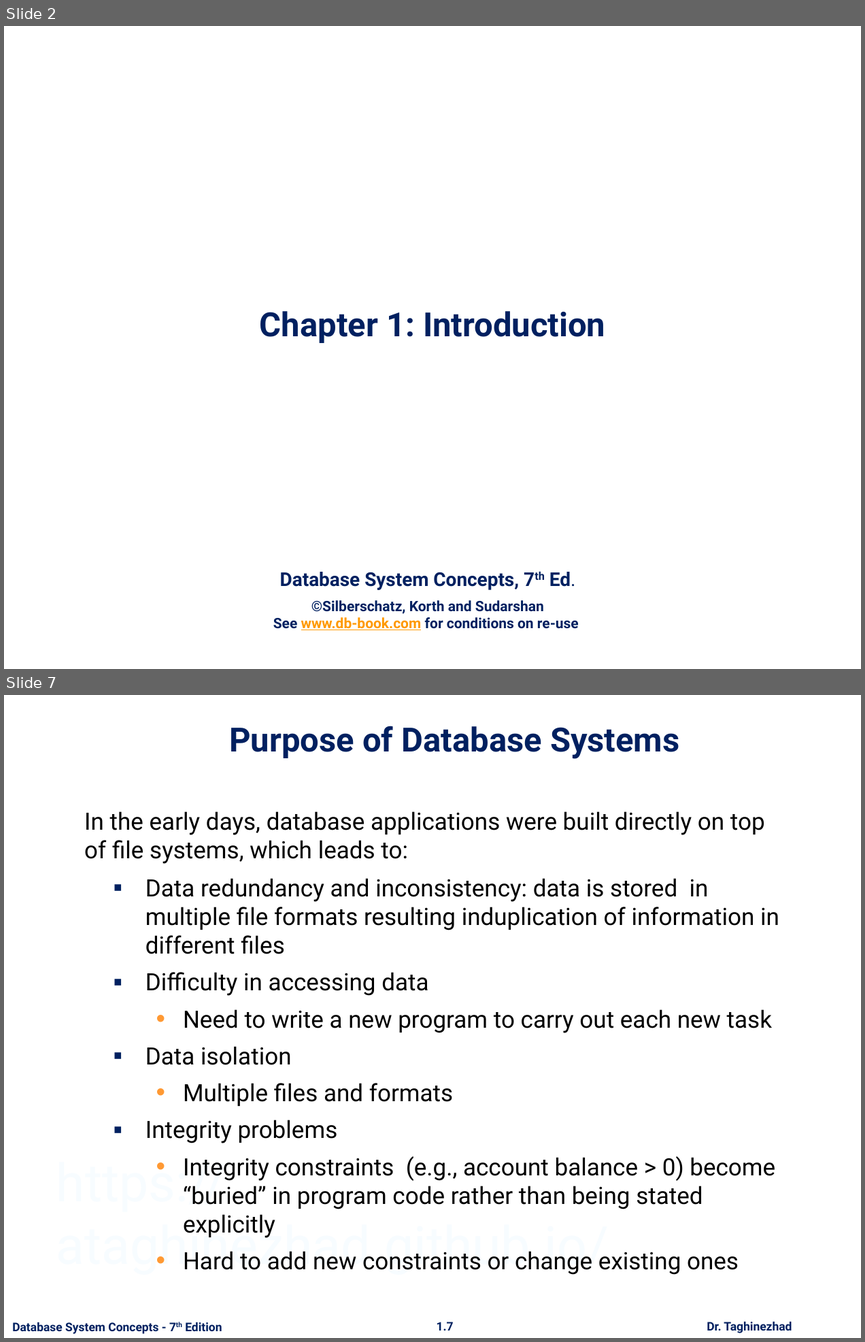
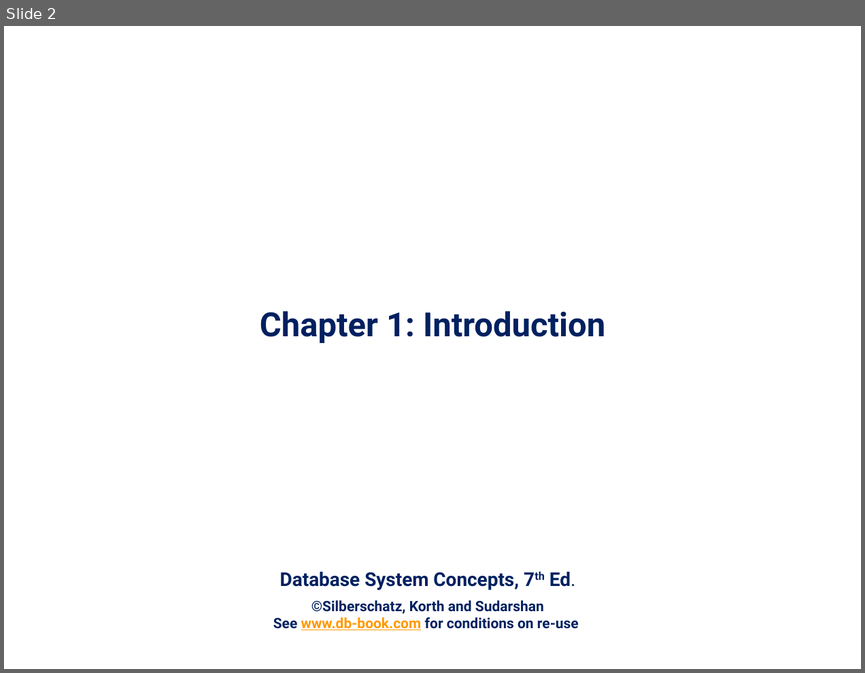
Before and after one commit to ataghinezhad/ataghinezhad.github.io, a slide deck: courses/downloads/temp/Database_Lec1.pptx. Shown one above the other, each under a label of ours: slides 2 and 7 before the commit, slide 2 after it; the slides between them are not shown. The pictures are 865x1342 and 865x673 pixels, drawn with LibreOffice and Linux fonts; fonts in the diff are those of the drawing; background and template pictures are left out. Boxes give left, top, right and bottom in pixels: in the first picture for what was removed or moved away, otherwise in the second. Text is boxed around its words. In the diff, an @@ line names an element or a change of style, - is before the commit and + after.

Commit message:
update farsii database

```diff
--- a/courses/downloads/temp/Database_Lec1.pptx
+++ b/courses/downloads/temp/Database_Lec1.pptx
@@ slide 7 removed at (x1=4, y1=695, x2=861, y2=1338), background #FFFFFF @@
@@ title removed at (x1=229, y1=726, x2=679, y2=759) @@
-Purpose of Database Systems
@@ text removed at (x1=84, y1=811, x2=765, y2=864) @@
-In the early days, database applications were built directly on top of file systems, which leads to:
@@ text removed at (x1=145, y1=878, x2=779, y2=1274) @@
-▪ Data redundancy and inconsistency: data is stored in multiple file formats resulting induplication of information in different files
-▪ Difficulty in accessing data
-  • Need to write a new program to carry out each new task
-▪ Data isolation
-  • Multiple files and formats
-▪ Integrity problems
-  • Integrity constraints (e.g., account balance > 0) become “buried” in program code rather than being stated explicitly
-  • Hard to add new constraints or change existing ones
@@ text removed at (x1=56, y1=1158, x2=609, y2=1274) @@
-https://ataghinezhad.github.io/
@@ text removed at (x1=12, y1=1322, x2=222, y2=1334) @@
-Database System Concepts - 7th Edition
@@ page number removed at (x1=436, y1=1321, x2=453, y2=1330) @@
-1.7
@@ text removed at (x1=706, y1=1321, x2=791, y2=1333) @@
-Dr. Taghinezhad
```
Also in this commit, not shown: 12 slides changed, 25 slides added, 24 other slides removed, 7 other files.
